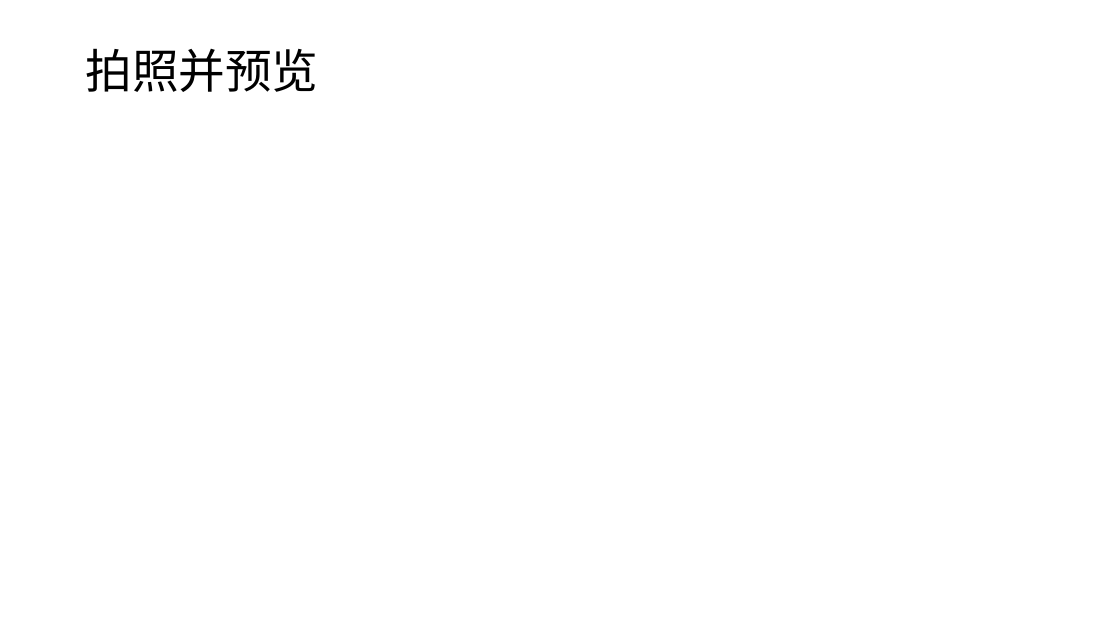
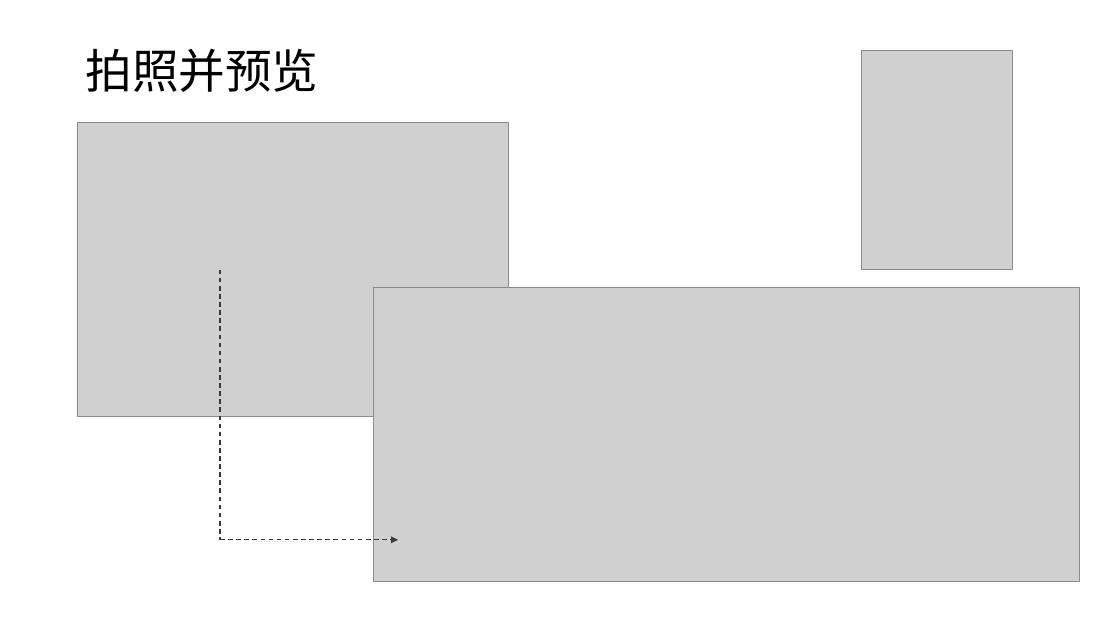
Before and after one commit to edu2act/course-wechat-and-miniprogram, a slide deck: slide 11 of materials/ch04/ch04-复杂组件使用和API调用.pptx. Drawn at 1120x630 pixels with LibreOffice and Linux fonts; fonts in the diff are those of the drawing; grey boxes stand for pictures. Boxes give left, top, right and bottom in pixels: in the first picture for what was removed or moved away, otherwise in the second. Text is boxed around its words. In the diff, an @@ line names an element or a change of style, - is before the commit and + after.

```diff
--- a/materials/ch04/ch04-复杂组件使用和API调用.pptx
+++ b/materials/ch04/ch04-复杂组件使用和API调用.pptx
@@ picture added at (862, 50, 1012, 270) @@
@@ picture added at (77, 123, 509, 417) @@
@@ line added from (220, 270) to (220, 540), #3B3838 1 pt dashed @@
@@ picture added at (373, 287, 1080, 581) @@
@@ arrow added from (220, 540) to (398, 540), #3B3838 1 pt dashed @@
```
Also in this commit, not shown: 5 other slides changed, 2 slides added, 5 slides removed.
